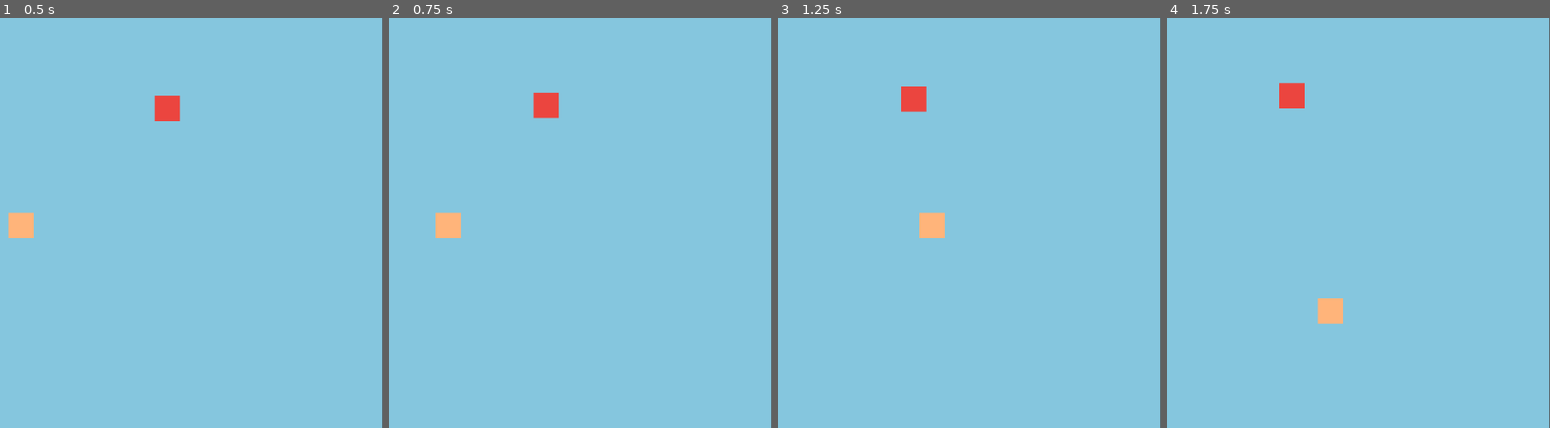
Above: before the commit, frames 1-4 (left to right).
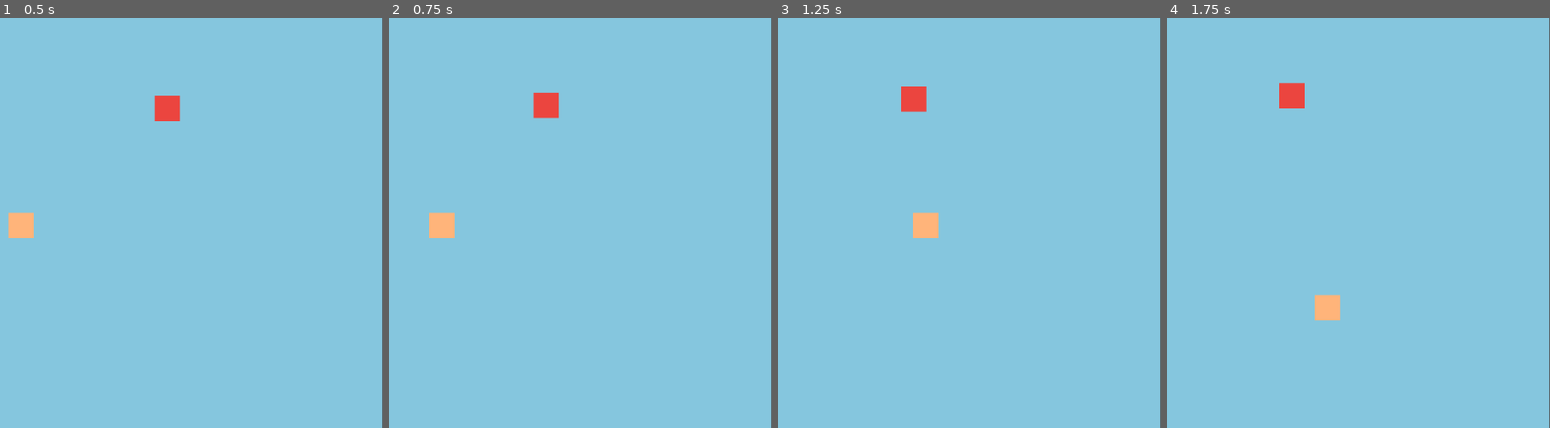
Above: after the commit, the same moments.

Repository: GuilhermeJuventino/Dog-Cleanup
Game: Godot game, scene res://prefabs/game.tscn
Two runs of this game, one before a commit and one after it. Both use one fixed random seed, a clock stepped at 60 frames per second and the inputs below.
Inputs:
- Up to frame 1 (0.5 s): no input
- Up to frame 2 (0.75 s): hold Right (Right) from 0.53 s (still down)
- Up to frame 3 (1.25 s): keep holding Right (Right)
- Up to frame 4 (1.75 s): release Right (Right) at 1.28 s; hold Down (Down) from 1.28 s (still down)

Frame 1 is identical in both runs. In frame 2, 0.2% of the frame differs, in the area x 10-19%, y 47-54%; in frame 3, 0.2%; in frame 4, 0.2%.

Commit message:
Added state machine for the player

Diff:
--- a/player/player.gd
+++ b/player/player.gd
@@ -1,30 +1,5 @@
 # Player script
 extends CharacterBody2D
 
-const SPEED = 300.0
-
 func _physics_process(_delta):
-	# Get the input direction and handle the movement/deceleration.
-	# As good practice, you should replace UI actions with custom gameplay actions.
-	var direction_x = Input.get_axis("Left", "Right")
-	var direction_y = Input.get_axis("Up", "Down")
-
-	if direction_x:
-		velocity.x = direction_x * SPEED
-	else:
-		velocity.x = move_toward(velocity.x, 0, SPEED)
-
-	if direction_y:
-		velocity.y = direction_y * SPEED
-	else:
-		velocity.y = move_toward(velocity.y, 0, SPEED)
-
-	# Normalizing player velocity, to ensure it moves at the same speed even when moving diagonally
-	if velocity.x != 0 and velocity.y != 0:
-		normalize_velocity()
-
 	move_and_slide()
-
-func normalize_velocity():
-	velocity.x = velocity.x * (sqrt(2) / 2)
-	velocity.y = velocity.y * (sqrt(2) / 2)
--- a/player/player.tscn
+++ b/player/player.tscn
@@ -1,6 +1,9 @@
-[gd_scene load_steps=3 format=3 uid="uid://clm0n1j2ufe5m"]
+[gd_scene load_steps=6 format=3 uid="uid://clm0n1j2ufe5m"]
 
 [ext_resource type="Script" path="res://player/player.gd" id="1_2644f"]
+[ext_resource type="Script" path="res://states/state_machine.gd" id="2_u8kd4"]
+[ext_resource type="Script" path="res://states/player_idle.gd" id="3_tyry2"]
+[ext_resource type="Script" path="res://states/player_move.gd" id="4_myrak"]
 
 [sub_resource type="RectangleShape2D" id="RectangleShape2D_gguee"]
 size = Vector2(40, 40)
@@ -21,3 +24,15 @@
 [node name="Collision" type="CollisionShape2D" parent="Body"]
 position = Vector2(20, 20)
 shape = SubResource("RectangleShape2D_gguee")
+
+[node name="StateMachine" type="Node" parent="Body" node_paths=PackedStringArray("initial_state")]
+script = ExtResource("2_u8kd4")
+initial_state = NodePath("PlayerIdle")
+
+[node name="PlayerIdle" type="Node" parent="Body/StateMachine" node_paths=PackedStringArray("player")]
+script = ExtResource("3_tyry2")
+player = NodePath("../..")
+
+[node name="PlayerMove" type="Node" parent="Body/StateMachine" node_paths=PackedStringArray("player")]
+script = ExtResource("4_myrak")
+player = NodePath("../..")
--- /dev/null
+++ b/states/player_idle.gd
@@ -0,0 +1,18 @@
+extends State
+class_name PlayerIdle
+
+@export var player: CharacterBody2D
+
+func enter():
+	print("Entered PlayerIdle")
+
+func update(_delta: float):
+	if player:
+		if Input.is_action_pressed("Left") or Input.is_action_pressed("Right"):
+			Transitioned.emit(self, "PlayerMove")
+		elif Input.is_action_pressed("Up") or Input.is_action_pressed("Down"):
+			Transitioned.emit(self, "PlayerMove")
+
+
+func physics_update(_delta: float):
+	pass
--- /dev/null
+++ b/states/player_move.gd
@@ -0,0 +1,36 @@
+extends State
+class_name PlayerMove
+
+@export var player: CharacterBody2D
+@export var move_speed = 300.0
+
+func normalize_velocity():
+	player.velocity.x = player.velocity.x * (sqrt(2) / 2)
+	player.velocity.y = player.velocity.y * (sqrt(2) / 2)
+
+func enter():
+	print("Entered PlayerMove")
+
+func update(_delta: float):
+	if player:
+		if player.velocity.x == 0 and player.velocity.y == 0:
+			Transitioned.emit(self, "PlayerIdle")
+
+func physics_update(_delta: float):
+	if player:
+		var direction_x = Input.get_axis("Left", "Right")
+		var direction_y = Input.get_axis("Up", "Down")
+
+		if direction_x:
+			player.velocity.x = direction_x * move_speed
+		else:
+			player.velocity.x = move_toward(player.velocity.x, 0, move_speed)
+
+		if direction_y:
+			player.velocity.y = direction_y * move_speed
+		else:
+			player.velocity.y = move_toward(player.velocity.y, 0, move_speed)
+
+		# Normalizing player velocity, to ensure it moves at the same speed even when moving diagonally
+		if player.velocity.x != 0 and player.velocity.y != 0:
+			normalize_velocity()
